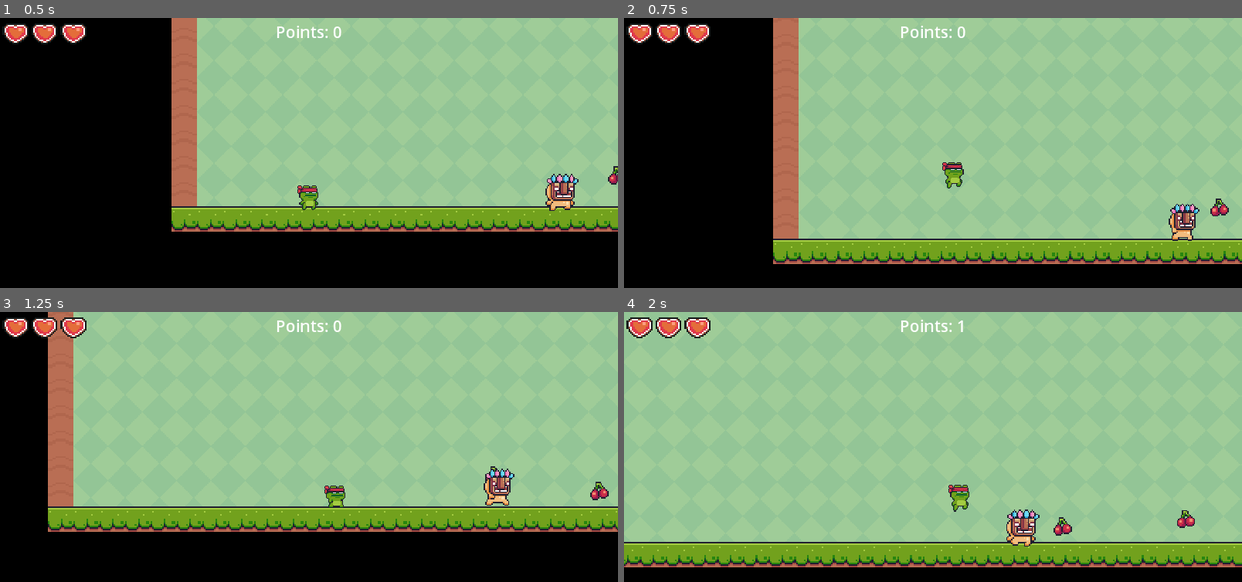
Above: before the commit, frames 1-4 (two rows, left to right).
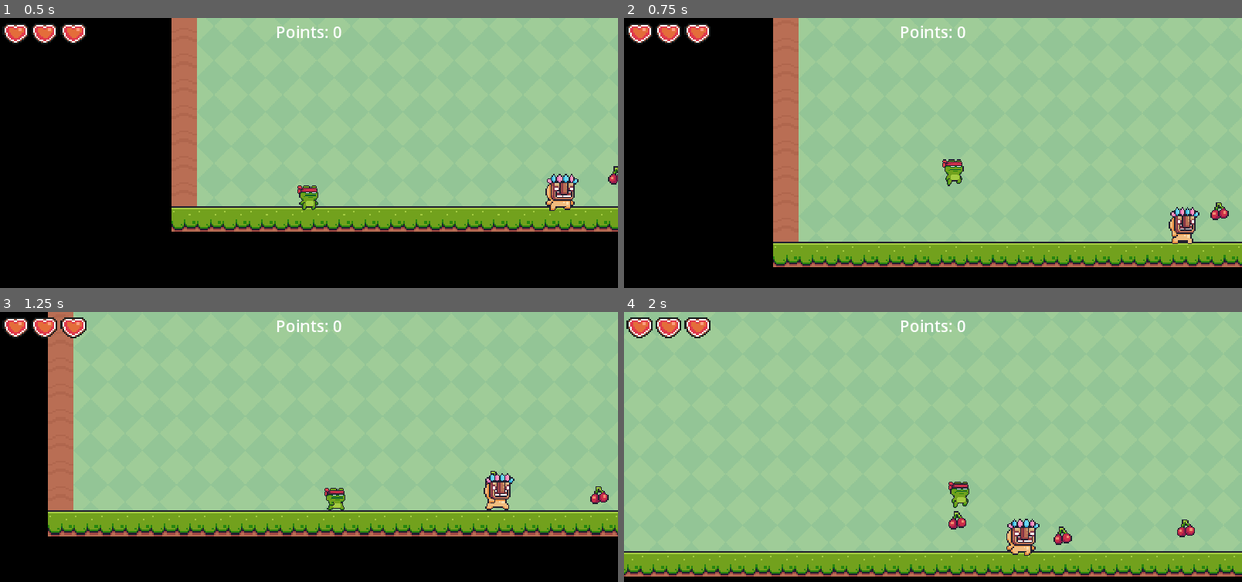
Above: after the commit, the same moments.

Repository: Zain12468/Godot-Side-Scroller-Game
Game: Godot game, scene res://Scenes/Levels/Level 1.tscn
Same seed, same stepped clock (60 frames per second), same inputs: the game is played once before the commit and once after it.
Inputs:
- Up to frame 1 (0.5 s): no input
- Up to frame 2 (0.75 s): tap Enter (ui_accept) at 0.5 s; hold Right (ui_right) from 0.53 s (still down)
- Up to frame 3 (1.25 s): keep holding Right (ui_right); tap Enter (ui_accept) at 0.77 s
- Up to frame 4 (2 s): keep holding Right (ui_right); tap Enter (ui_accept) at 1.52 s

Frame 1 is identical in both runs. In frame 2, 5.4% of the frame differs, in the area x 24-100%, y 52-93%; in frame 3, 7.1%; in frame 4, 12%, in the area x 0-100%, y 3-98%.

Commit message:
Player and Enemy bugfixes
Fix player jump height. Also fixed enemy hitbox.

Diff:
--- a/Main Project/Scenes/Characters/Enemies/patrolling_enemy.tscn
+++ b/Main Project/Scenes/Characters/Enemies/patrolling_enemy.tscn
@@ -100,8 +100,8 @@
 height = 62.0
 
 [sub_resource type="CapsuleShape2D" id="CapsuleShape2D_n8ci6"]
-radius = 26.0
-height = 54.0
+radius = 27.0
+height = 60.0
 
 [sub_resource type="CapsuleShape2D" id="CapsuleShape2D_6qxrp"]
 radius = 13.0
@@ -130,7 +130,8 @@
 
 [node name="CollisionShape2D" type="CollisionShape2D" parent="Hitbox"]
 visibility_layer = 2
-position = Vector2(12, 27)
+position = Vector2(12, 32)
+rotation = 1.5708
 shape = SubResource("CapsuleShape2D_n8ci6")
 
 [node name="RayCast2D" type="RayCast2D" parent="."]
--- a/Main Project/Scenes/Characters/Player/main_character.gd
+++ b/Main Project/Scenes/Characters/Player/main_character.gd
@@ -7,7 +7,7 @@
 signal healthChanged
 
 const SPEED = 400.0
-const JUMP_VELOCITY = -700.0
+const JUMP_VELOCITY = -750.0
 @onready var sprite_2d = $Sprite2D
 
 # Get the gravity from the project settings to be synced with RigidBody nodes.
